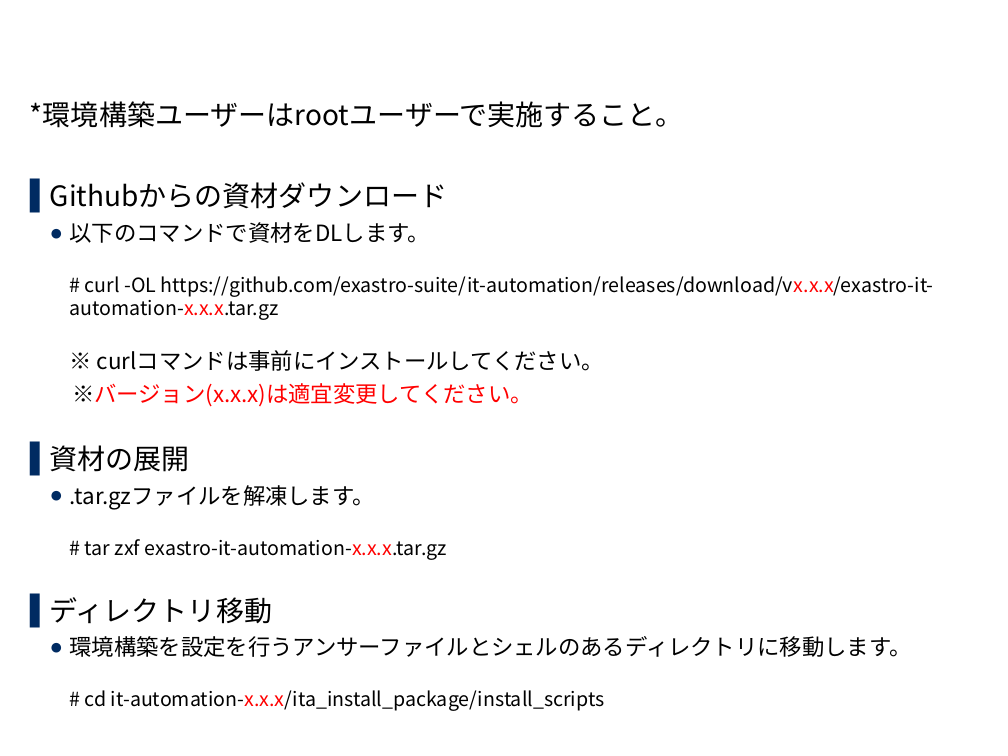
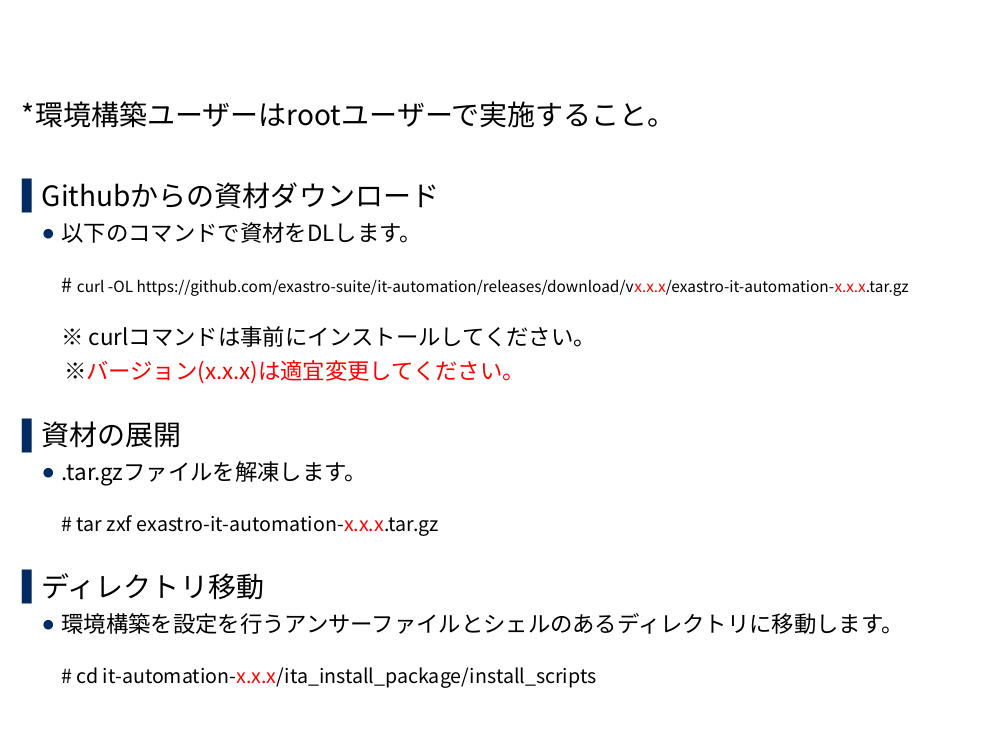
Before and after one commit to exastro-suite/it-automation-docs, a slide deck: slide 14 of asset/Learn_ja/ITA-online-install_ja.pptx. Drawn at 1008x756 pixels with LibreOffice and Linux fonts; fonts in the diff are those of the drawing; background and template pictures are left out. Boxes give left, top, right and bottom in pixels: in the first picture for what was removed or moved away, otherwise in the second. Text is boxed around its words. In the diff, an @@ line names an element or a change of style, - is before the commit and + after.

```diff
--- a/asset/Learn_ja/ITA-online-install_ja.pptx
+++ b/asset/Learn_ja/ITA-online-install_ja.pptx
@@ text "*環境構築ユーザーはrootユーザーで実施すること。": place and size @@
-text "*環境構築ユーザーはrootユーザーで実施すること。" at box(30, 101, 934, 711)
+text "*環境構築ユーザーはrootユーザーで実施すること。" at box(22, 101, 909, 688)
@@ text at box(62, 222, 909, 347): size 14 to 11 pt in "curl -OL https://github.com/exastro-suite/it-automation/rele ..." @@
```
Also in this commit, not shown: 8 other slides changed, 21 other files.
